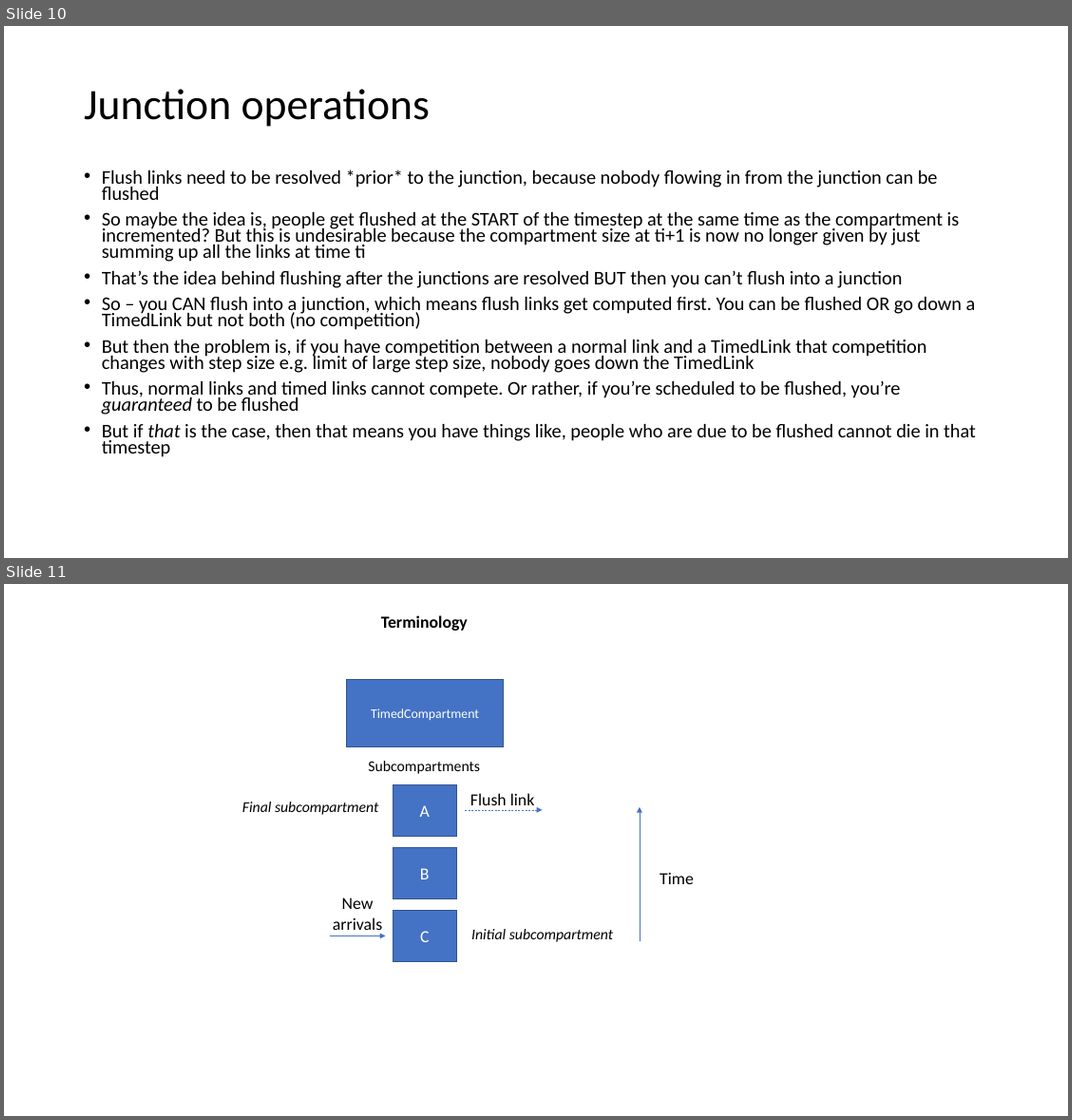
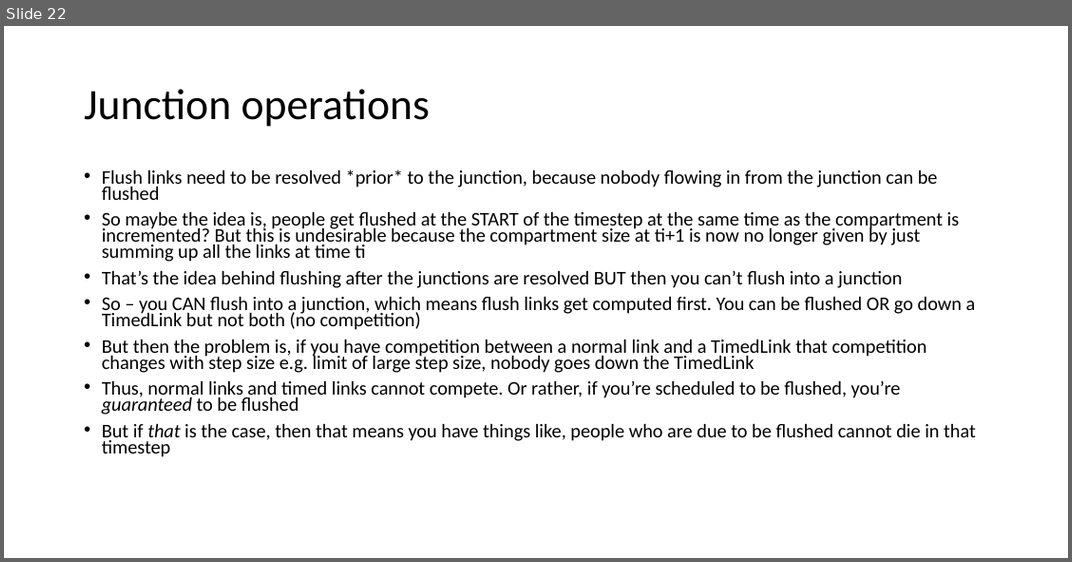
Before and after one commit to atomicateam/atomica, a slide deck: docs/general/timed-examples.pptx. Shown one above the other, each under a label of ours: slides 10 and 11 before the commit, slide 22 after it. The pictures are 1072x1120 and 1072x562 pixels, drawn with LibreOffice and Linux fonts; fonts in the diff are those of the drawing. Boxes give left, top, right and bottom in pixels: in the first picture for what was removed or moved away, otherwise in the second. Text is boxed around its words. In the diff, an @@ line names an element or a change of style, - is before the commit and + after.

```diff
--- a/docs/general/timed-examples.pptx
+++ b/docs/general/timed-examples.pptx
@@ slide 11 removed at [4,584,1068,1116], background #FFFFFF @@
@@ text removed at [381,615,468,631] @@
-Terminology
@@ rectangle removed at [347,679,504,746] @@
-TimedCompartment
@@ text removed at [368,761,480,774] @@
-Subcompartments
@@ text removed at [242,802,378,815] @@
-Final subcompartment
@@ rectangle removed at [394,785,456,836] @@
-A
@@ arrow removed from (465, 810) to (543, 810) @@
@@ text removed at [470,793,535,805] @@
-Flush link
@@ arrow removed from (640, 941) to (640, 807) @@
@@ rectangle removed at [394,848,456,898] @@
-B
@@ text removed at [660,873,694,884] @@
-Time
@@ text removed at [333,898,382,935] @@
-New arrivals
@@ rectangle removed at [394,910,456,961] @@
-C
@@ arrow removed from (330, 936) to (385, 936) @@
@@ text removed at [471,929,613,942] @@
-Initial subcompartment
@@ what was slide 10 is now slide 22 @@
```
Also in this commit, not shown: 5 slides changed, 8 slides added, 1 other slide removed, 3 other files.
